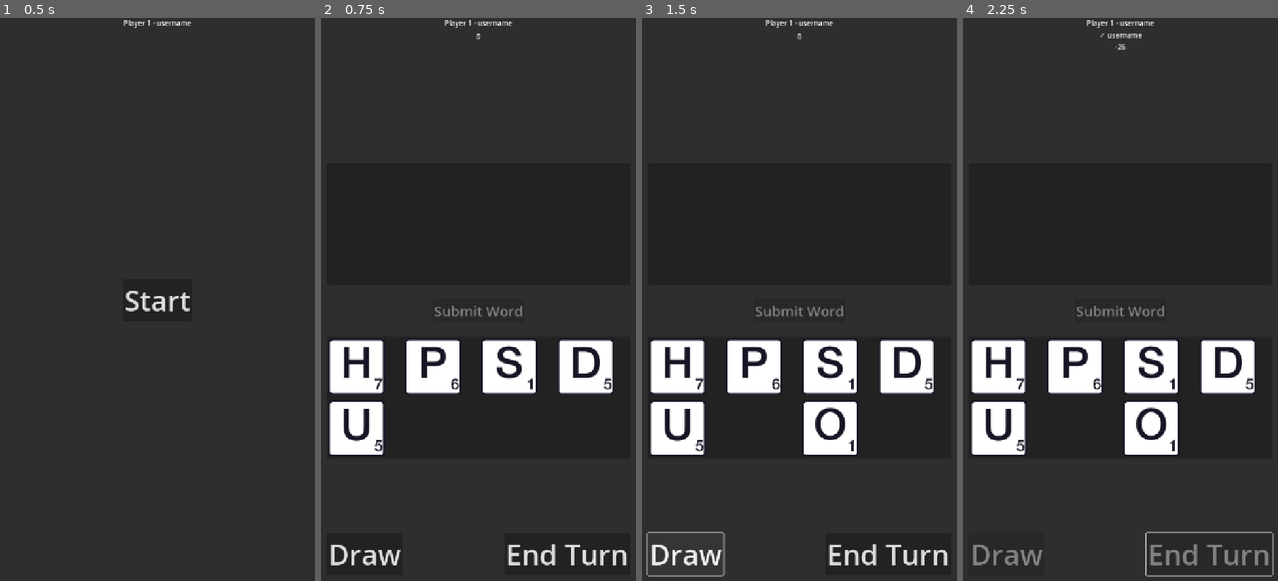
Above: before the commit, frames 1-4 (left to right).
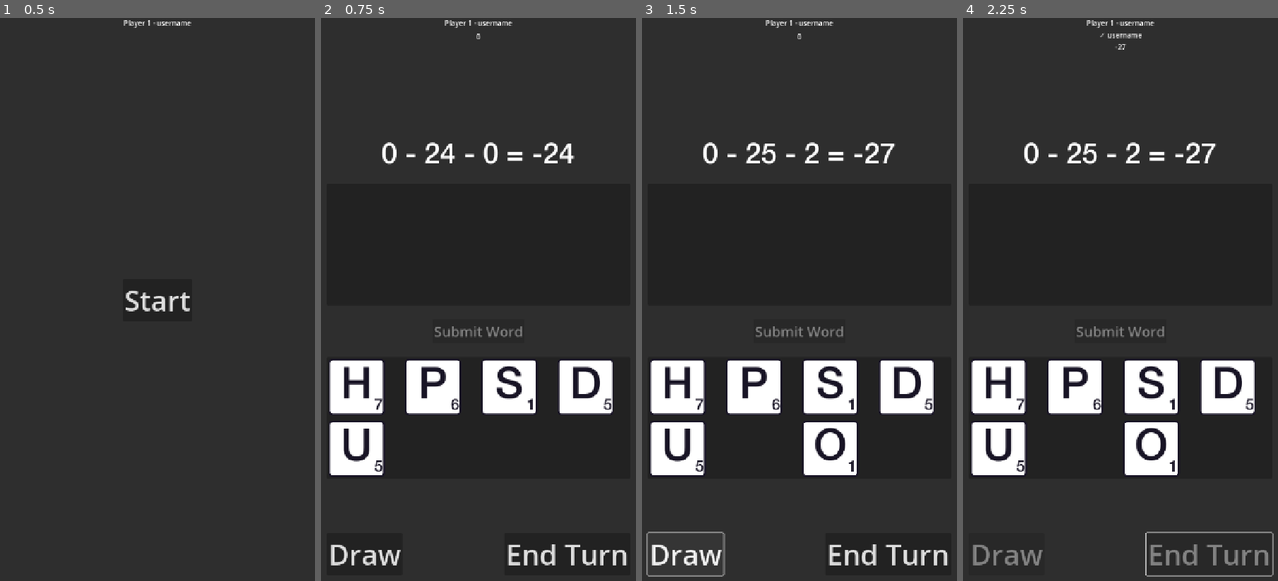
Above: after the commit, the same moments.

Repository: mackenziedg/quibbler
Game: Godot game, scene res://Game/GameMultiplayerManager/GameMultiplayerManager.tscn
Two runs of this game, one before a commit and one after it. Both use one fixed random seed, a clock stepped at 60 frames per second and the inputs below. This scene is started directly instead of the project's main scene.
Inputs:
- Up to frame 1 (0.5 s): no input
- Up to frame 2 (0.75 s): click "Start" at 0.5 s
- Up to frame 3 (1.5 s): click "Draw" at 1.25 s
- Up to frame 4 (2.25 s): click "End Turn" at 2 s

Frame 1 is identical in both runs. In frame 2, 8.2% of the frame differs, in the area x 2-93%, y 22-82%; in frame 3, 9.1%; in frame 4, 9.1%, in the area x 2-93%, y 4-82%.

Commit message:
Show current round score.

Diff:
--- a/Game/Game/Game.tscn
+++ b/Game/Game/Game.tscn
@@ -1,6 +1,11 @@
-[gd_scene load_steps=2 format=3 uid="uid://cthvlothu3xns"]
+[gd_scene load_steps=4 format=3 uid="uid://cthvlothu3xns"]
 
 [ext_resource type="Script" uid="uid://cklw46qoemb3d" path="res://Game/Game/game.gd" id="1_qtw4q"]
+[ext_resource type="FontFile" uid="uid://bqelt1bh8mmnv" path="res://Game/Game/assets/fonts/Helvetica-LT-65-Medium.ttf" id="2_2r57w"]
+
+[sub_resource type="LabelSettings" id="LabelSettings_qtw4q"]
+font = ExtResource("2_2r57w")
+font_size = 65
 
 [node name="Game" type="Control"]
 layout_mode = 3
@@ -37,6 +42,14 @@
 grow_horizontal = 2
 grow_vertical = 2
 theme_override_constants/separation = 32
+
+[node name="RoundScoreLabel" type="Label" parent="CardsSuperContainer"]
+unique_name_in_owner = true
+layout_mode = 2
+text = "123 - 345 - 27 = 0"
+label_settings = SubResource("LabelSettings_qtw4q")
+horizontal_alignment = 1
+vertical_alignment = 1
 
 [node name="WordContainerPanel" type="PanelContainer" parent="CardsSuperContainer"]
 layout_mode = 2
--- a/Game/Game/game.gd
+++ b/Game/Game/game.gd
@@ -6,22 +6,26 @@
 
 @onready var _draw_button: Button = %DrawButton
 @onready var _end_turn_button: Button = %EndTurnButton
+@onready var _round_score_label: Label = %RoundScoreLabel
 @onready var _hand_container: HFlowContainer = %HandContainer
 @onready var _word_container: HFlowContainer = %WordContainer
 @onready var _submit_word_button: Button = %SubmitWordButton
 
 var _drawn := 0
+var _remaining_tiles: Array[String] = []
 var words: Array[String] = []
 
 
 func start_game() -> void:
     visible = true
+    _update_round_score_label()
 
 
 func add_card(letter: String) -> void:
     var card: Card = preload("res://Game/Game/UI/Card/card.tscn").instantiate()
     _hand_container.add_child(card)
     card.letter = letter
+    _remaining_tiles.push_back(letter)
 
 
 func _process(_delta: float) -> void:
@@ -37,17 +41,33 @@
             _update_word_status()
 
 
-func _total_score() -> int:
-    var word_score: int = 0
-    var letter_penalty: int = 0
-    var draw_penalty: int = 0
+func _word_score() -> int:
+    var word_score := 0
     for word in words:
         word_score += CardData.score_word(word)
-    for card: Card in _hand_container.get_children():
-        letter_penalty += CardData.points(card.letter)
-    draw_penalty = _drawn
+    return word_score
 
+
+func _letter_penalty() -> int:
+    var letter_penalty := 0
+    for letter in _remaining_tiles:
+        letter_penalty += CardData.points(letter)
+    return letter_penalty
+
+
+func _draw_penalty() -> int:
+    return _drawn
+
+
+func _total_score() -> int:
+    var word_score := _word_score()
+    var letter_penalty := _letter_penalty()
+    var draw_penalty := _draw_penalty()
     return word_score - letter_penalty - draw_penalty
+
+
+func _update_round_score_label() -> void:
+    _round_score_label.text = "%d - %d - %d = %d" % [_word_score(), _letter_penalty(), _draw_penalty(), _total_score()]
 
 
 func _get_word() -> String:
@@ -60,6 +80,7 @@
 func _update_word_status() -> void:
     var word := _get_word()
     _submit_word_button.disabled = not CardData.valid_words.has(word)
+    _update_round_score_label()
 
 
 func _get_selected_card() -> Card:
@@ -75,7 +96,8 @@
 
 func _on_draw_button_pressed() -> void:
     draw_card.emit()
-    _drawn += 1
+    _drawn += 2
+    _update_round_score_label()
 
 
 func _on_end_turn_button_pressed() -> void:
@@ -86,5 +108,9 @@
 
 func _on_submit_word_button_pressed() -> void:
     words.push_back(_get_word())
+    for letter in _get_word():
+        _remaining_tiles.erase(letter)
+    _submit_word_button.disabled = true
     for c in _word_container.get_children():
         c.queue_free()
+    _update_round_score_label()
